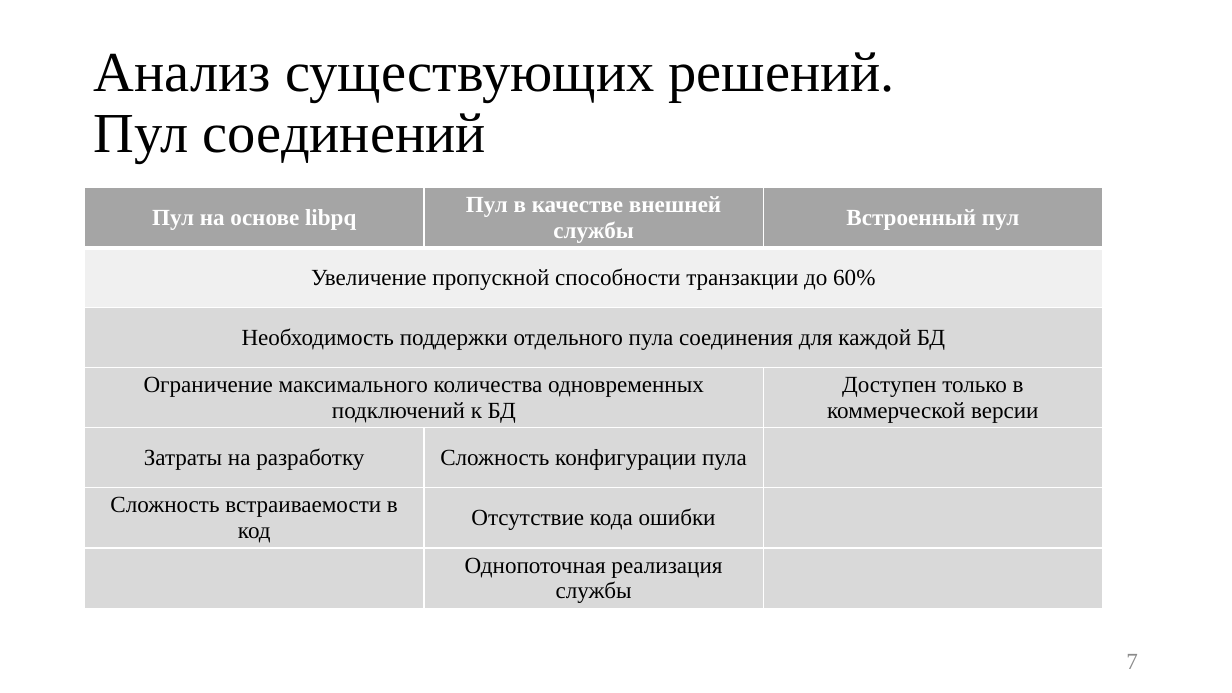
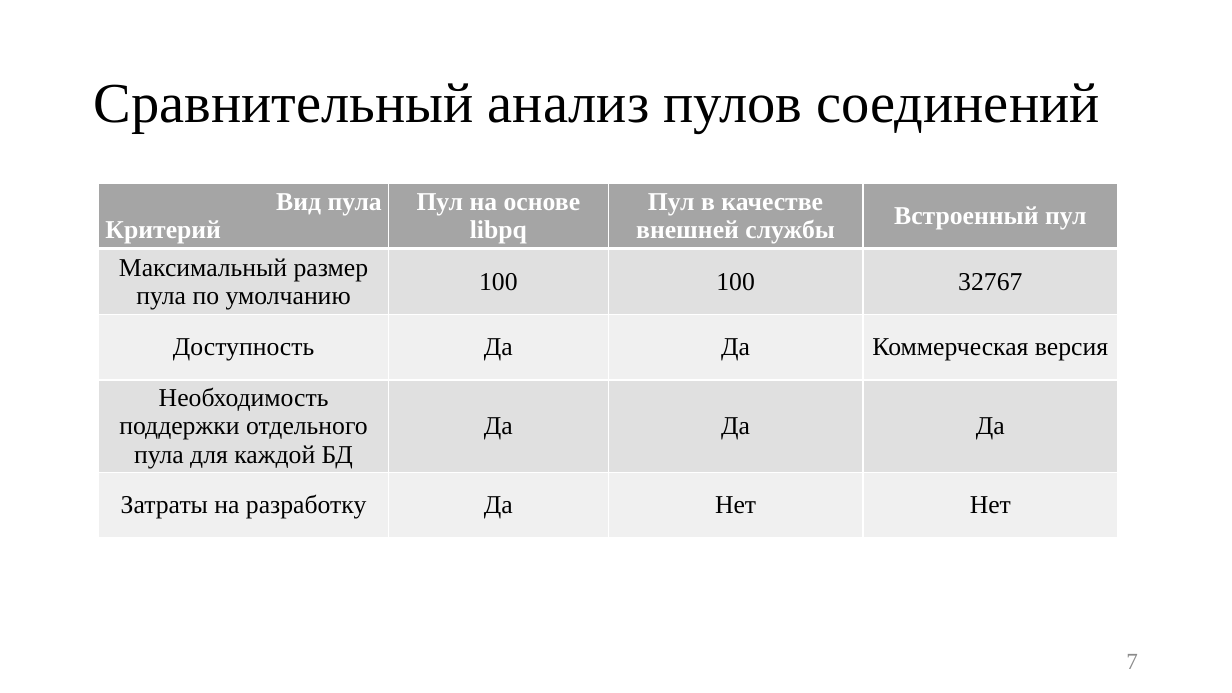
Before and after one commit to platosha-git/Diplom-theory, a slide deck: slide 7 of Презентация.pptx. Drawn at 1232x693 pixels with LibreOffice and Linux fonts; fonts in the diff are those of the drawing. Boxes give left, top, right and bottom in pixels: in the first picture for what was removed or moved away, otherwise in the second. Text is boxed around its words. In the diff, an @@ line names an element or a change of style, - is before the commit and + after.

```diff
--- a/Презентация.pptx
+++ b/Презентация.pptx
@@ title at (94,83,1100,133): text changed @@
-Анализ существующих решений.
-Пул соединений
+Сравнительный анализ пулов соединений
@@ table at (99,183,1119,550) @@
-Пул на основе libpq | Пул в качестве внешней службы | Встроенный пул
-Увеличение пропускной способности транзакции до 60% |  | 
-Необходимость поддержки отдельного пула соединения для каждой БД |  | 
-Ограничение максимального количества одновременных подключений к БД |  | Доступен только в коммерческой версии
-Затраты на разработку | Сложность конфигурации пула | 
-Сложность встраиваемости в код | Отсутствие кода ошибки | 
- | Однопоточная реализация службы | 
+Вид пула / Критерий | Пул на основе libpq | Пул в качестве внешней службы | Встроенный пул
+Максимальный размер пула по умолчанию | 100 | 100 | 32767
+Доступность | Да | Да | Коммерческая версия
+Необходимость поддержки отдельного пула для каждой БД | Да | Да | Да
+Затраты на разработку | Да | Нет | Нет
@@ table: place and size @@
-table at (85,188,1103,626)
+table at (99,183,1119,550)
```
Also in this commit, not shown: 10 other slides changed, 3 slides added, 2 slides removed, 10 other files.
